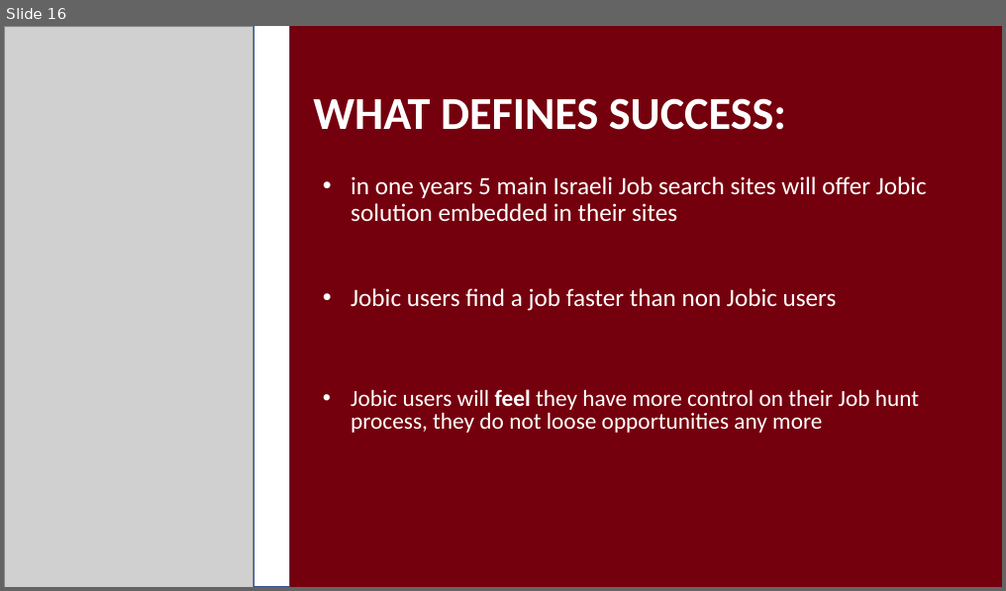
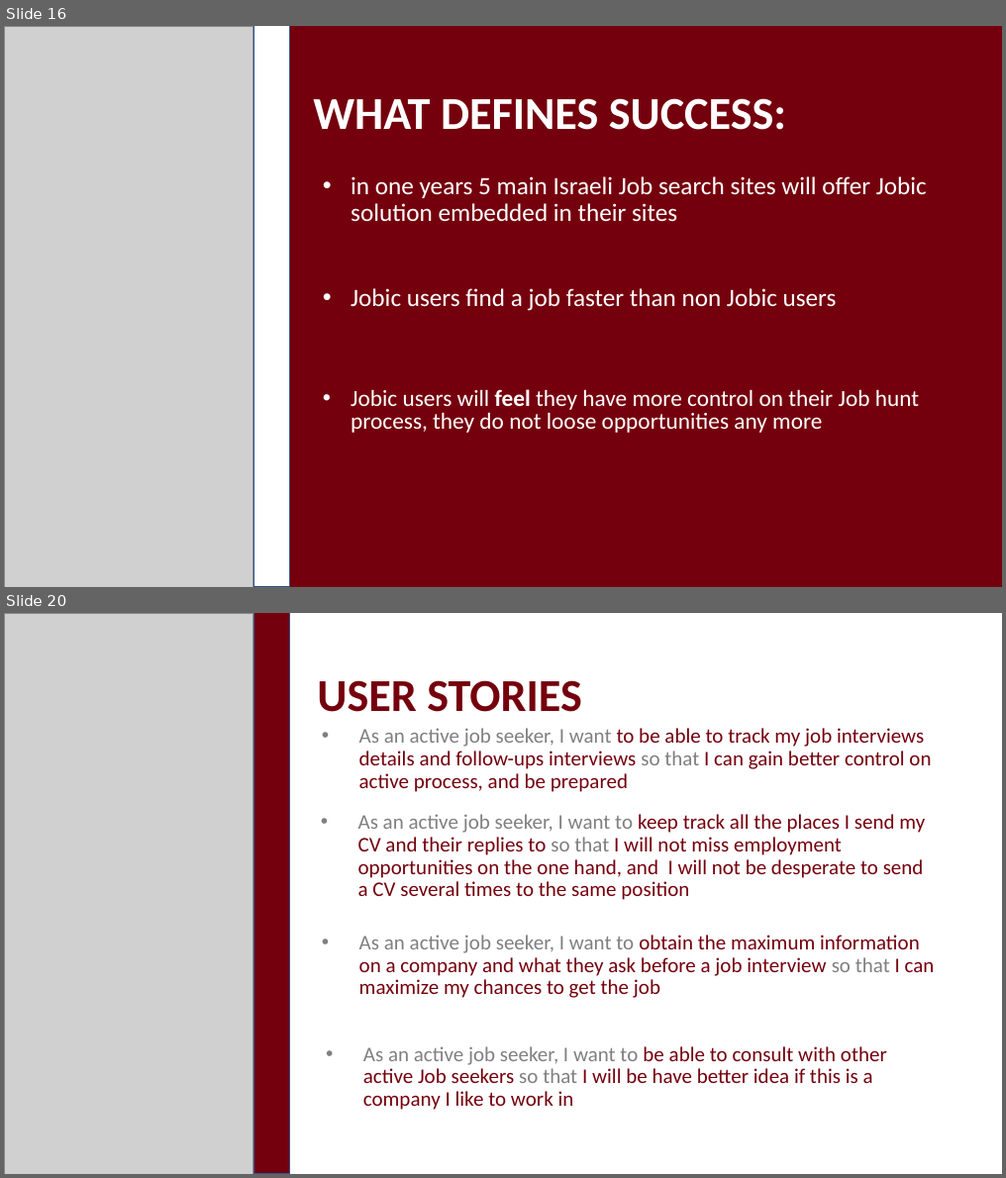
Before and after one commit to arielaleco/Jobic, a slide deck: Documentation/Presentation16.pptx. Shown one above the other, each under a label of ours: slide 16 before the commit, slides 16 and 20 after it; the slides between them are not shown. The pictures are 1006x591 and 1006x1178 pixels, drawn with LibreOffice and Linux fonts; fonts in the diff are those of the drawing; grey boxes stand for pictures. Boxes give left, top, right and bottom in pixels: in the first picture for what was removed or moved away, otherwise in the second. Text is boxed around its words. In the diff, an @@ line names an element or a change of style, - is before the commit and + after.

```diff
--- a/Documentation/Presentation16.pptx
+++ b/Documentation/Presentation16.pptx
@@ slide 20 added at <box>4,613,1002,1174</box>, background #FFFFFF @@
@@ picture added at <box>4,613,253,1174</box> @@
@@ rectangle added at <box>254,613,289,1174</box>, fill #75000D, outline #325491 1 pt @@
@@ title added at <box>317,680,582,712</box>, 44 pt, text #75000D, bold @@
+USER STORIES
@@ text added at <box>359,728,931,792</box>, 20 pt, text #75000D @@
+• As an active job seeker, I want to be able to track my job interviews details and follow-ups interviews so that I can gain better control on active process, and be prepared
@@ text added at <box>358,814,925,900</box>, 20 pt, text #75000D @@
+• As an active job seeker, I want to keep track all the places I send my CV and their replies to so that I will not miss employment opportunities on the one hand, and I will not be desperate to send a CV several times to the same position
@@ text added at <box>359,935,935,998</box>, 20 pt, text #75000D @@
+• As an active job seeker, I want to obtain the maximum information on a company and what they ask before a job interview so that I can maximize my chances to get the job
@@ text added at <box>363,1047,887,1110</box>, 20 pt, text #75000D @@
+• As an active job seeker, I want to be able to consult with other active Job seekers so that I will be have better idea if this is a company I like to work in
```
Also in this commit, not shown: 1 slide changed, 8 other slides added, 3 other files.
